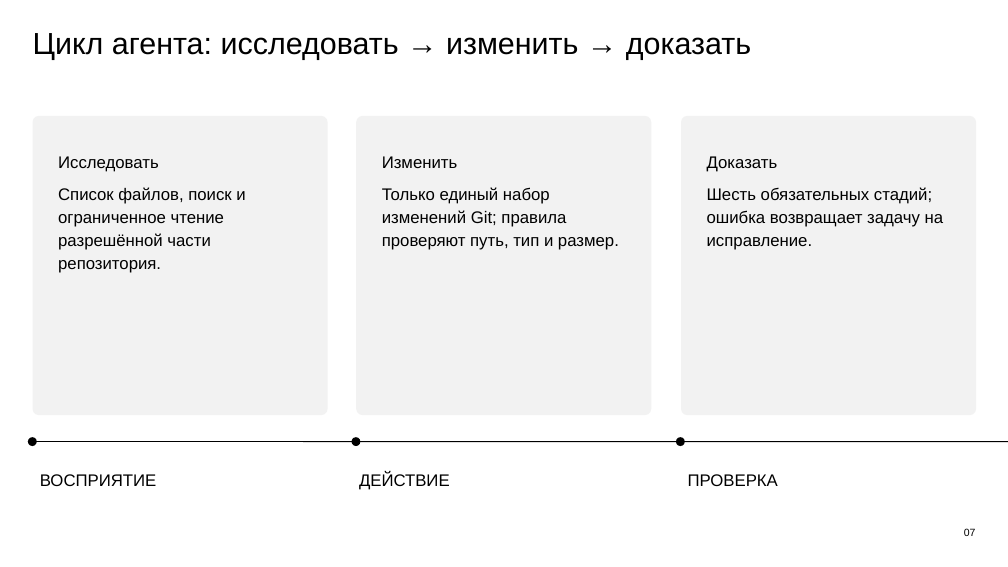
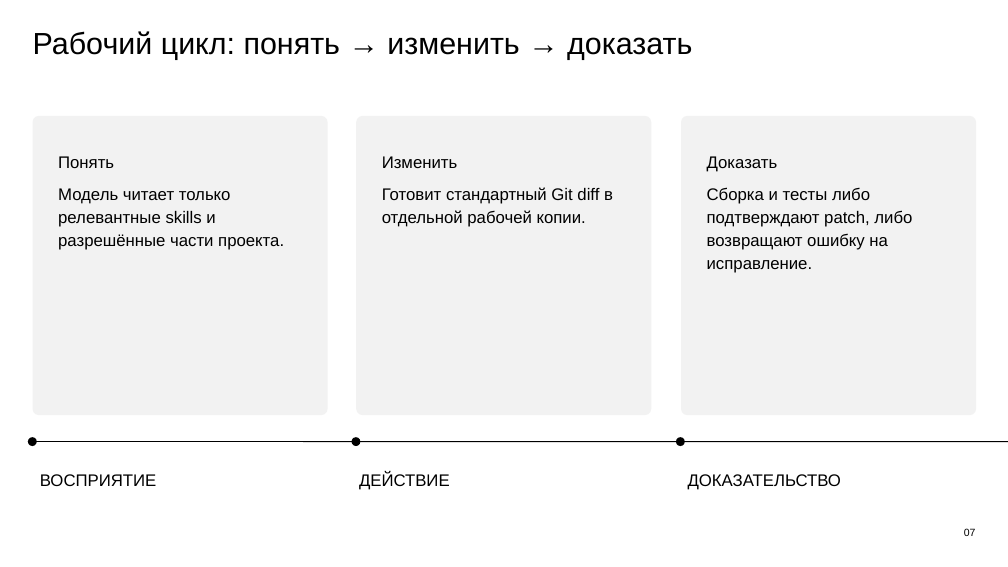
Before and after one commit to Vlodzimej/iona, a slide deck: slide 7 of docs/presentation/ionic-llm-harness-overview.pptx. Drawn at 1008x567 pixels with LibreOffice and Linux fonts; fonts in the diff are those of the drawing. Boxes give left, top, right and bottom in pixels: in the first picture for what was removed or moved away, otherwise in the second. Text is boxed around its words. In the diff, an @@ line names an element or a change of style, - is before the commit and + after.

```diff
--- a/docs/presentation/ionic-llm-harness-overview.pptx
+++ b/docs/presentation/ionic-llm-harness-overview.pptx
@@ text at (x1=33, y1=31, x2=692, y2=60): text changed @@
-Цикл агента: исследовать → изменить → доказать
+Рабочий цикл: понять → изменить → доказать
@@ text at (x1=58, y1=156, x2=284, y2=250): text changed @@
-Исследовать
-Список файлов, поиск и ограниченное чтение разрешённой части репозитория.
+Понять
+Модель читает только релевантные skills и разрешённые части проекта.
@@ text at (x1=382, y1=187, x2=613, y2=227): text changed @@
-Только единый набор изменений Git; правила проверяют путь, тип и размер.
+Готовит стандартный Git diff в отдельной рабочей копии.
@@ text at (x1=707, y1=187, x2=912, y2=273): text changed @@
-Шесть обязательных стадий; ошибка возвращает задачу на исправление.
+Сборка и тесты либо подтверждают patch, либо возвращают ошибку на исправление.
@@ text at (x1=688, y1=474, x2=841, y2=490): text changed @@
-ПРОВЕРКА
+ДОКАЗАТЕЛЬСТВО
```
Also in this commit, not shown: 9 other slides changed, 5 slides added, 5 slides removed, 36 other files.
